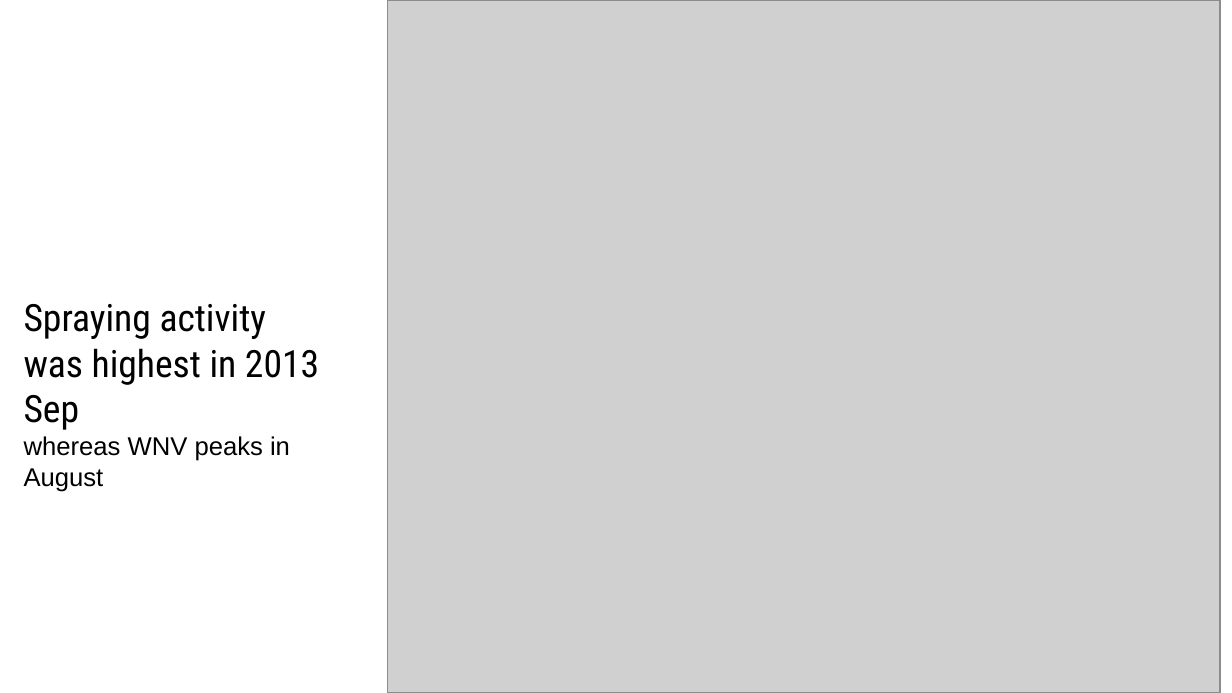
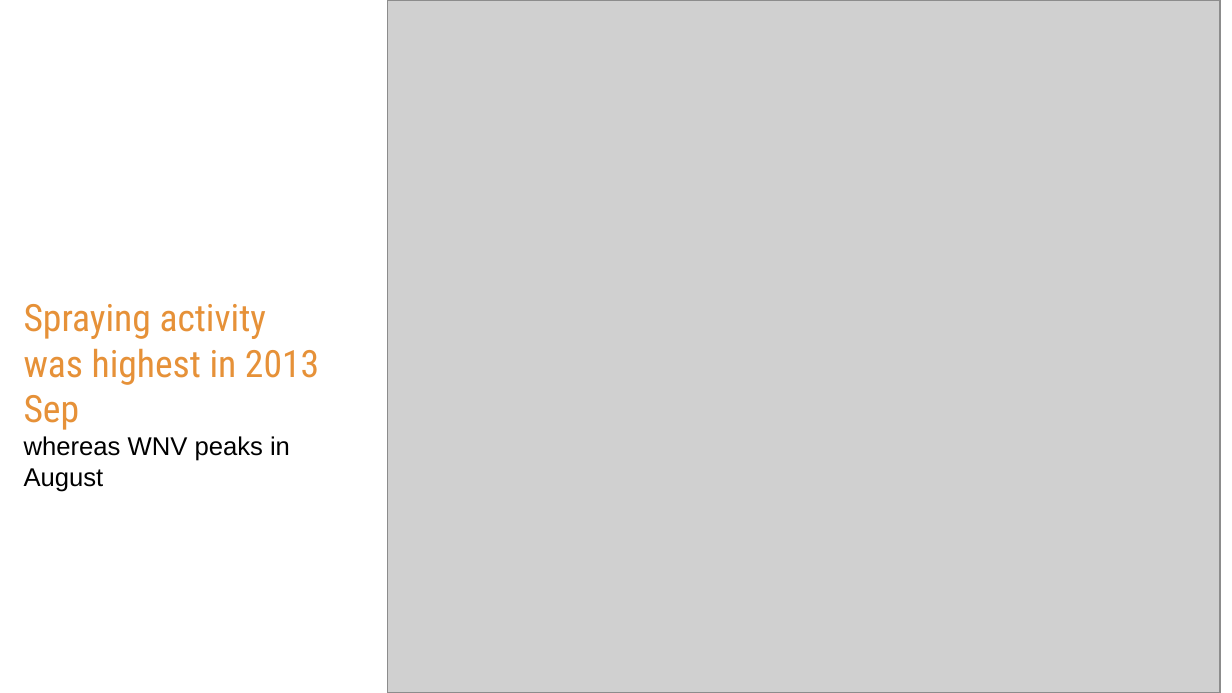
Before and after one commit to zzeniale/West-Nile-Virus-prediction, a slide deck: slide 13 of group_presentation.pptx. Drawn at 1232x693 pixels with LibreOffice and Linux fonts; fonts in the diff are those of the drawing; grey boxes stand for pictures. Boxes give left, top, right and bottom in pixels: in the first picture for what was removed or moved away, otherwise in the second. Text is boxed around its words. In the diff, an @@ line names an element or a change of style, - is before the commit and + after.

```diff
--- a/group_presentation.pptx
+++ b/group_presentation.pptx
@@ title at (x1=24, y1=304, x2=319, y2=430): text colour #000000 to #E69138 in "Spraying activity was highest in 2013 Sep" @@
```
Also in this commit, not shown: 11 other slides changed, 3 slides added, 3 slides removed.
